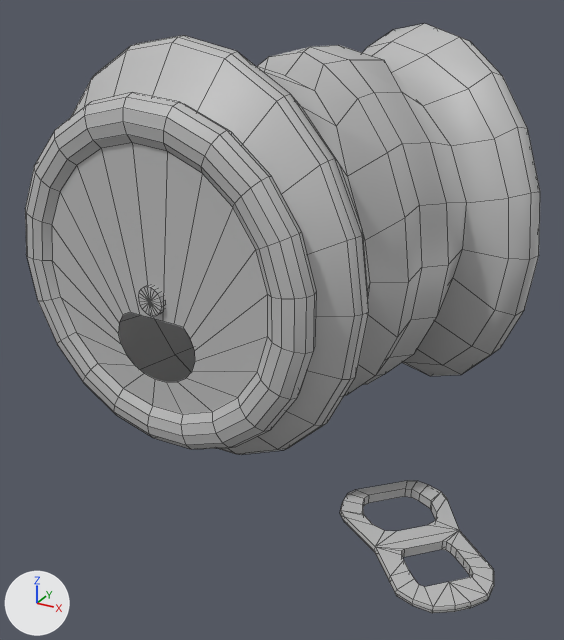
Renders of the FBX model AllNighter/Assets/Models/Jeremy/canCrustyground.fbx from each side of a commit.
Camera for both pictures: a 50 mm lens placed at (0.091, -0.191, 0.067), pointed at (-0.008, -0.011, -0.023). The lights are fixed; the arrows at lower left show +X, +Y and +Z. Mesh edges are drawn as thin lines. Where no turn or scale is listed for an object, it has been applied to the vertices.

The scene before the commit, as lines of its bpy script (objects in view):
```python
mat_cangroundlambert = principled_material('canGroundLambert')
mat_cangroundlambert.base_color = (0.5, 0.5, 0.5)  # grey #bcbcbc
me_mesh = bpy.data.meshes.new('Mesh')
me_mesh.from_pydata(...)  # 656 vertices, 603 faces; spans x -0.0739..0.0565, y -0.0591..0.0742, z -0.0545..0.0545
me_mesh.materials.append(mat_cangroundlambert)  # grey #bcbcbc
me_mesh_001 = bpy.data.meshes.new('Mesh.001')
me_mesh_001.from_pydata(...)  # 134 vertices, 149 faces; spans x 0.0271..0.0681, y -0.0684..-0.0274, z -0.0538..-0.0515
me_mesh_001.materials.append(mat_cangroundlambert)  # grey #bcbcbc
ob_cancrustyground = bpy.data.objects.new('canCrustyground', me_mesh)
ob_cancrustyground.location = (0.0, 0.0, 0.0)
ob_lip = bpy.data.objects.new('lip', me_mesh_001)
ob_lip.location = (0.0, 0.0, 0.0)
```
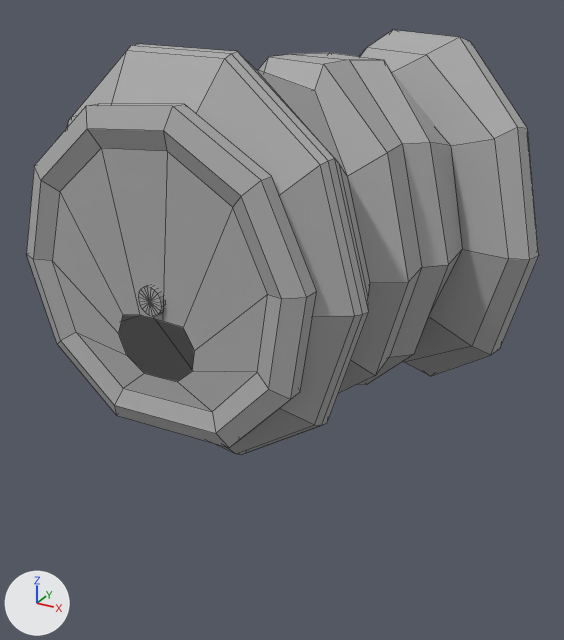
Where the change shows, as pixel boxes [x1, y1, x2, y2] in the pictures (564 x 640 px):
'canCrustyground', recoloured, surface changed, reshaped: before [25, 23, 540, 455]; after [27, 30, 539, 455]
'lip', deleted: before [340, 481, 494, 613]
part 1 of me_mesh, deleted: before [25, 23, 540, 455]

Patch to the scene script:
```diff
--- a/AllNighter/Assets/Models/Jeremy/canCrustyground.fbx.py
+++ b/AllNighter/Assets/Models/Jeremy/canCrustyground.fbx.py
@@ mat_cangroundlambert @@
 mat_cangroundlambert = principled_material('canGroundLambert')
-mat_cangroundlambert.base_color = (0.5, 0.5, 0.5)  # grey #bcbcbc
+mat_cangroundlambert.base_color = (0.4, 0.4, 0.4)  # grey #aaaaaa
+mat_cangroundlambert.roughness = 0.896
@@ me_mesh @@
 # used by ob_cancrustyground; location = (0.0, 0.0, 0.0)
-me_mesh.from_pydata(...)  # 656 vertices, 603 faces; spans x -0.0739..0.0565, y -0.0591..0.0742, z -0.0545..0.0545
+me_mesh.from_pydata(...)  # 291 vertices, 264 faces; spans x -0.0739..0.0565, y -0.0591..0.0742, z -0.0518..0.0518
+# me_mesh part 1: 365 vertices removed from x -0.0713..0.0544, y -0.0591..0.0735, z -0.0545..0.0545
 me_mesh.materials.append(mat_cangroundlambert)
@@ ob_lip @@
-ob_lip = bpy.data.objects.new('lip', me_mesh_001)
-ob_lip.location = (0.0, 0.0, 0.0)
```
